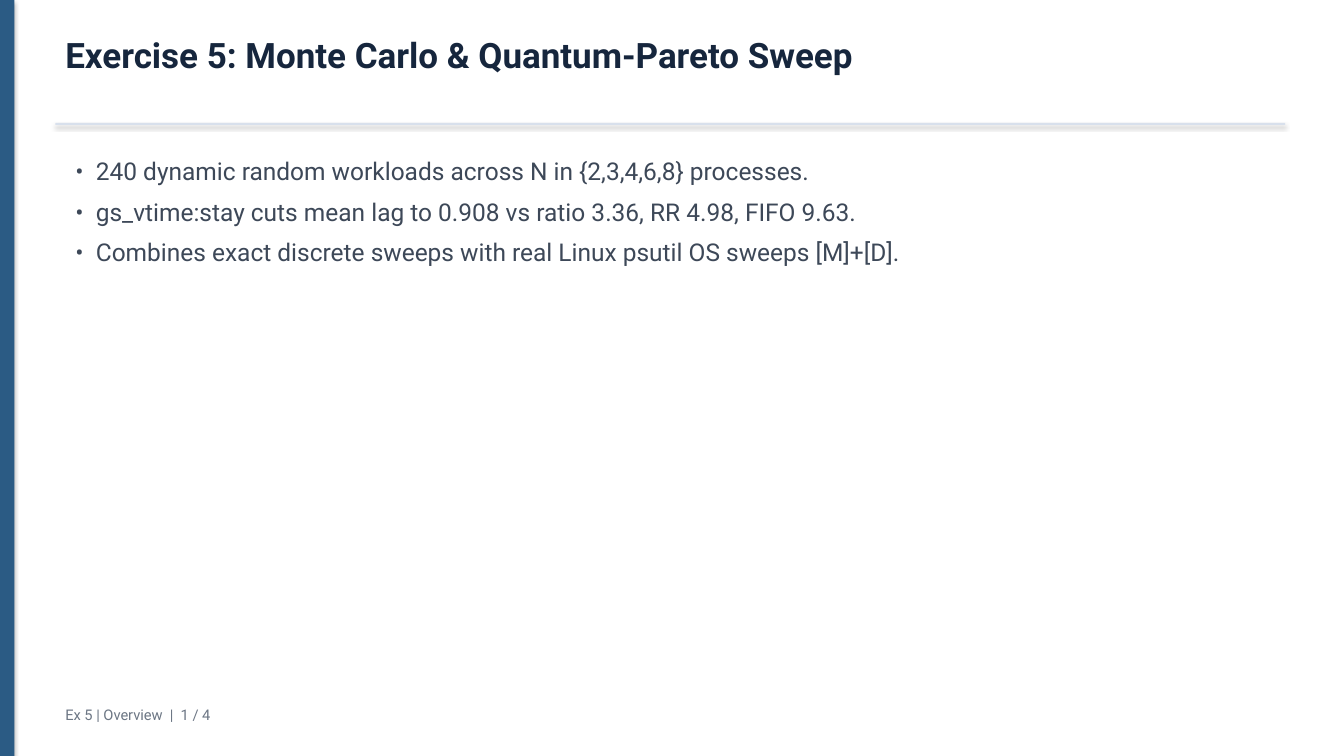
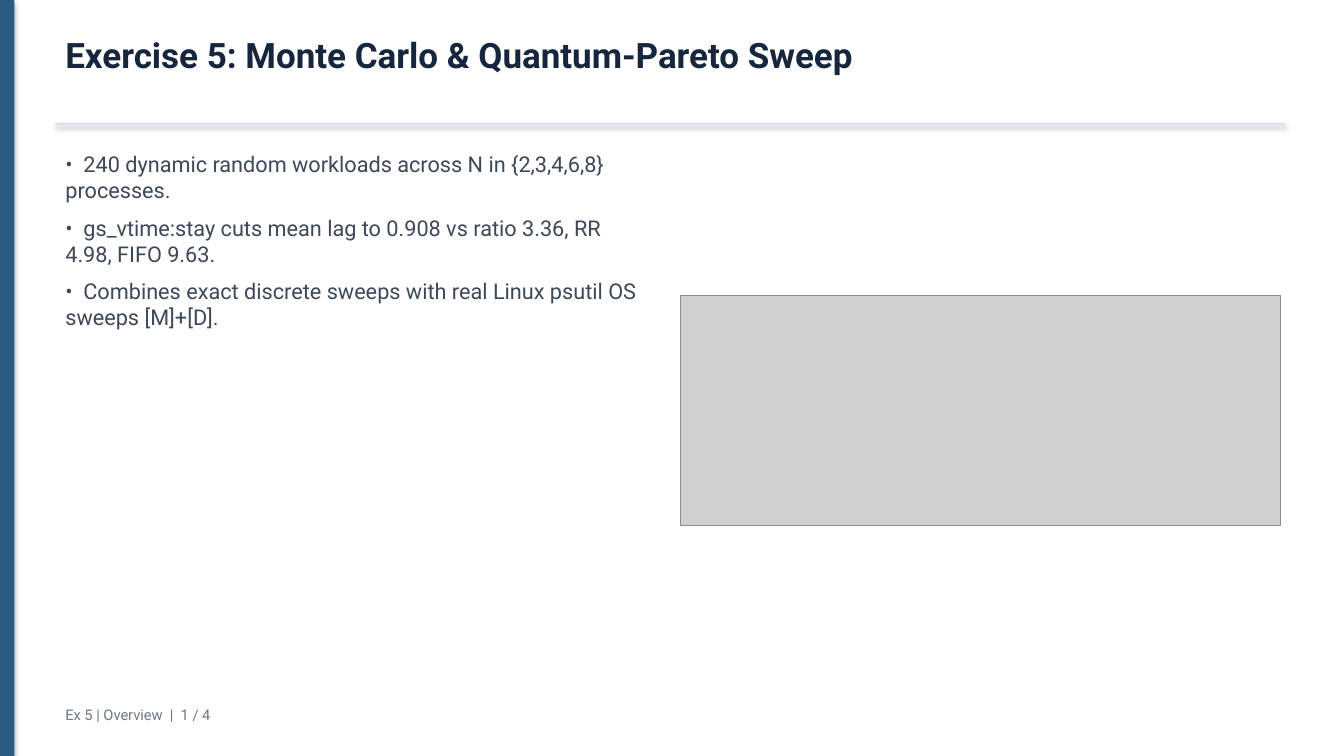
Before and after one commit to ZaraNodehi/Guaranteed-Scheduling, a slide deck: slide 1 of exercise-5/docs/DECK_EN.pptx. Drawn at 1344x756 pixels with LibreOffice and Linux fonts; fonts in the diff are those of the drawing; grey boxes stand for pictures. Boxes give left, top, right and bottom in pixels: in the first picture for what was removed or moved away, otherwise in the second. Text is boxed around its words. In the diff, an @@ line names an element or a change of style, - is before the commit and + after.

Commit message:
Fix Exercise 5 deck diagram paths and verify all PPTX slides embed figures

```diff
--- a/exercise-5/docs/DECK_EN.pptx
+++ b/exercise-5/docs/DECK_EN.pptx
@@ text "• 240 dynamic random workloads ...": place and size @@
-text "• 240 dynamic random workloads ..." at bbox=[96, 161, 900, 266]
+text "• 240 dynamic random workloads ..." at bbox=[65, 155, 636, 330]
@@ text "• 240 dynamic random workloads ..." at bbox=[65, 155, 636, 330]: size 17.5 to 15.5 pt @@
@@ picture added at bbox=[681, 296, 1280, 526] @@
```
Also in this commit, not shown: 1 other slide changed, 8 other files.
